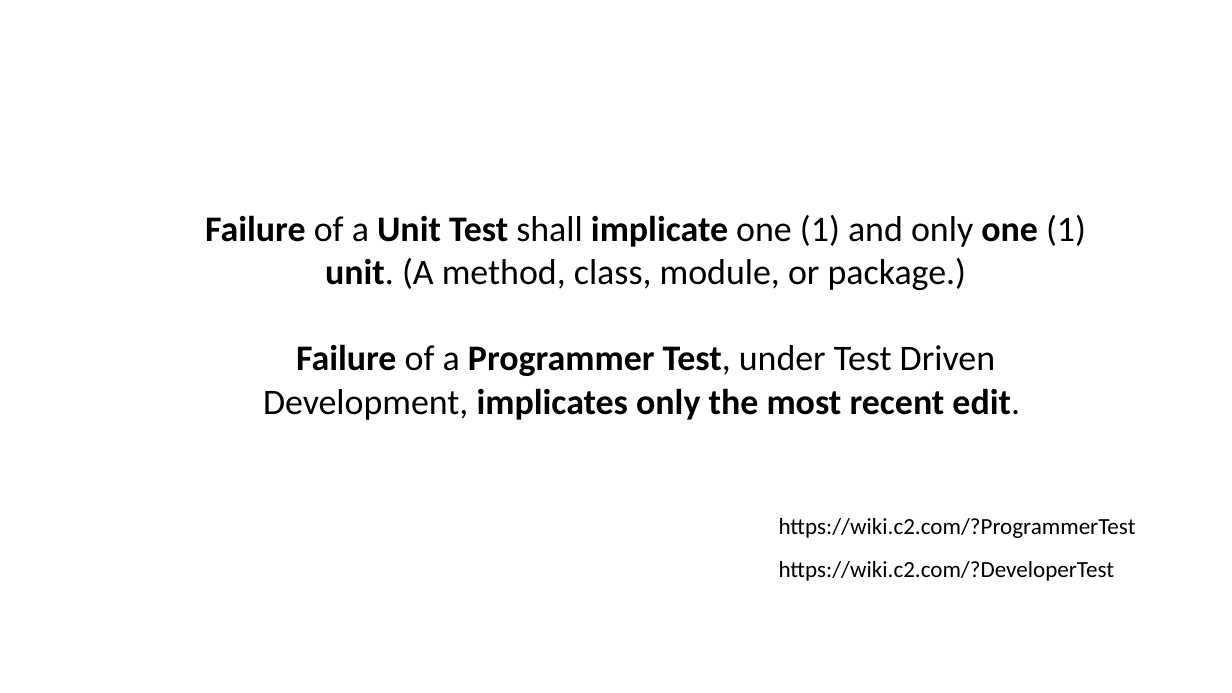
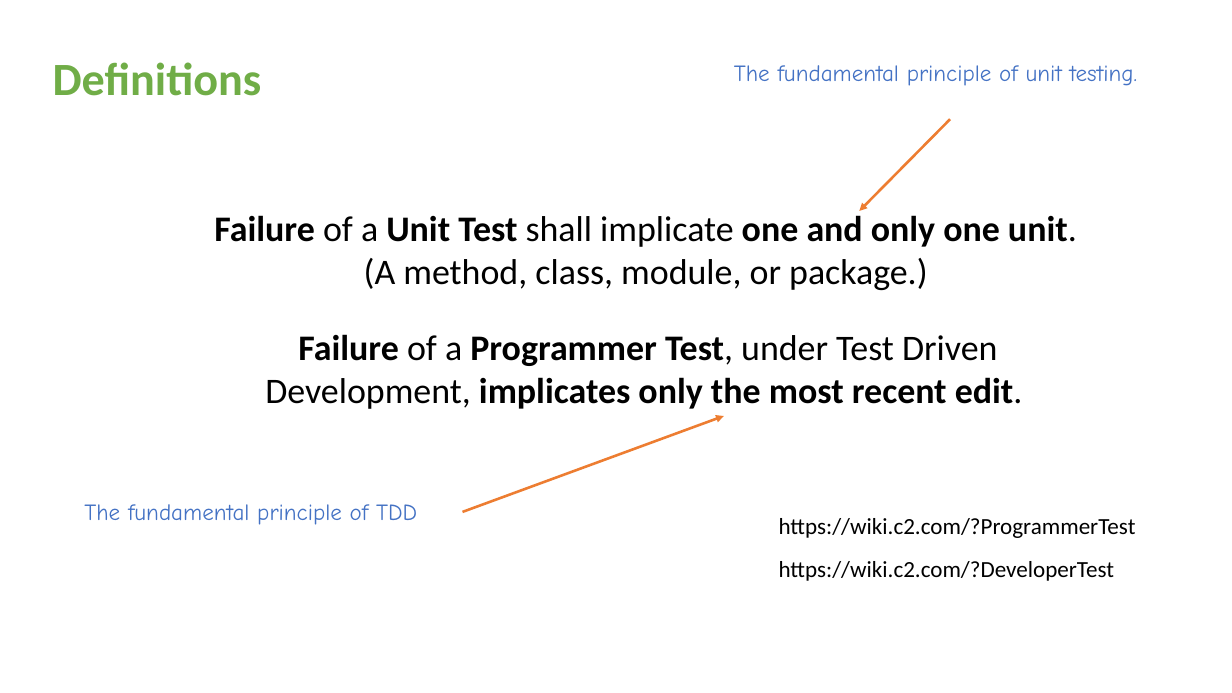
Before and after one commit to iancooper/Presentations, a slide deck: slide 16 of Kent Beck Style TDD - Seven Years After.pptx (slide 18 before the commit). Drawn at 1232x693 pixels with LibreOffice and Linux fonts; fonts in the diff are those of the drawing. Boxes give left, top, right and bottom in pixels: in the first picture for what was removed or moved away, otherwise in the second. Text is boxed around its words. In the diff, an @@ line names an element or a change of style, - is before the commit and + after.

```diff
--- a/Kent Beck Style TDD - Seven Years After.pptx
+++ b/Kent Beck Style TDD - Seven Years After.pptx
@@ text added at [53,62,262,96], 36 pt, text #70AD47, bold @@
+Definitions
@@ text added at [734,65,1138,86], 18 pt, text #4472C4 @@
+The fundamental principle of unit testing.
@@ arrow added from (950, 119) to (860, 211), #ED7D31 2 pt @@
@@ text at [214,215,1077,290]: text changed @@
-Failure of a Unit Test shall implicate one (1) and only one (1) unit. (A method, class, module, or package.)
-Failure of a Programmer Test, under Test Driven Development, implicates only the most recent edit.
+Failure of a Unit Test shall implicate one and only one unit. (A method, class, module, or package.)
@@ text added at [265,334,1023,409], 28 pt, text #000000, bold @@
+Failure of a Programmer Test, under Test Driven Development, implicates only the most recent edit.
@@ arrow added from (463, 512) to (724, 416), #ED7D31 2 pt @@
@@ text added at [84,504,417,525], 18 pt, text #4472C4 @@
+The fundamental principle of TDD
```
Also in this commit, not shown: 32 other slides changed, 17 slides added, 27 slides removed.
